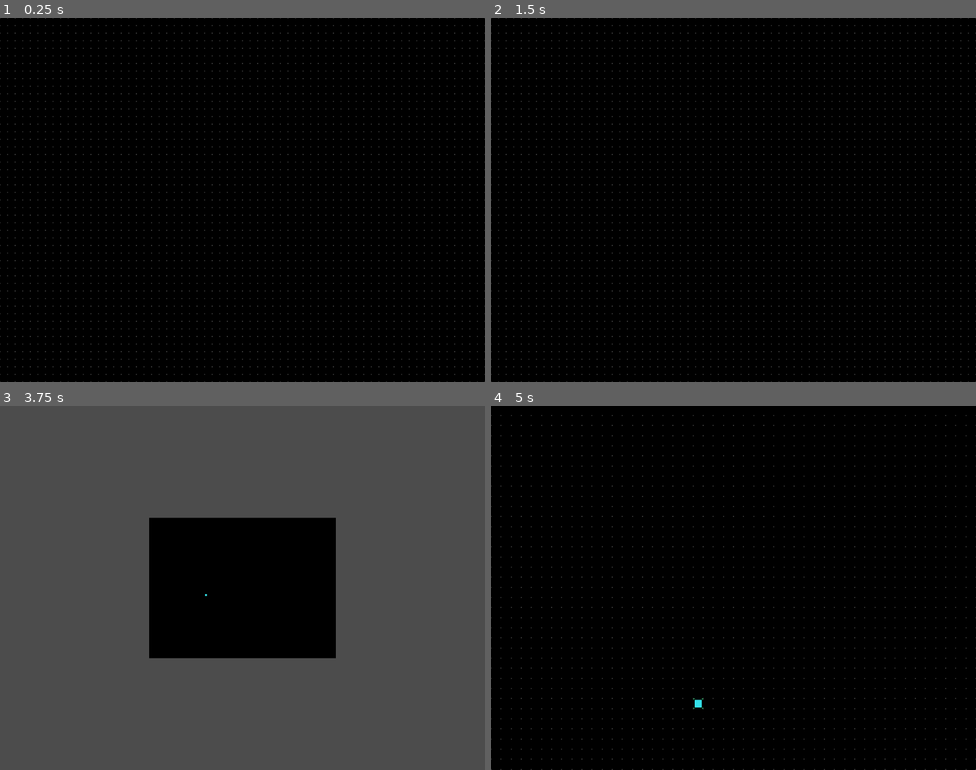
Above: before the commit, frames 1-4 (two rows, left to right).
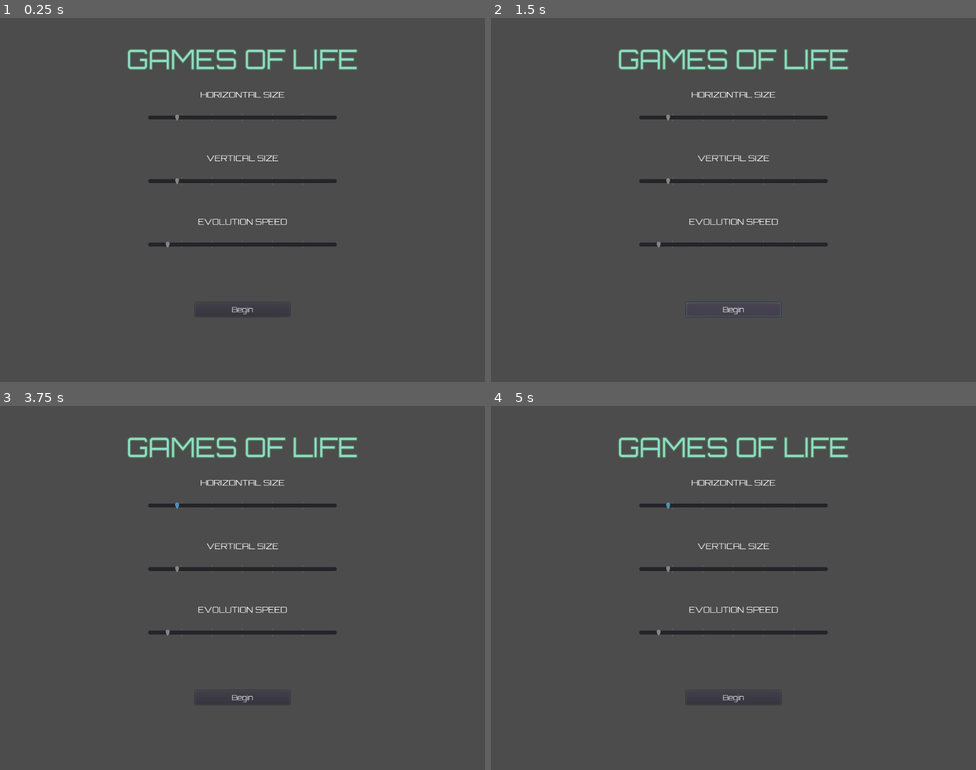
Above: after the commit, the same moments.

Repository: Synectome/GamesOfLife
Game: Godot game, scene res://Menu/Main.tscn
Two runs of this game, one before a commit and one after it. Both use one fixed random seed, a clock stepped at 60 frames per second and the inputs below. Before the commit the project starts from res://CellTileMap.tscn.
Inputs (mouse positions are in pixels of both pictures, inside the frame that each line leads up to):
- Up to frame 1 (0.25 s): no input
- Up to frame 2 (1.5 s): click (733, 309) at 0.5 s, where only the run after the commit has a clickable "Begin"; click (733, 309) at 1.25 s, where only the run after the commit has a clickable "Begin"
- Up to frame 3 (3.75 s): tap Enter (toggle_play, bound only after the commit) at 2, 3.5 s; move the mouse to (349, 569) at 2.02 s; press the mouse at (349, 569) at 2.03 s; hold Right (ui_right) 2.03-2.78 s; tap H (hide, bound only after the commit) at 2.3, 2.85 s; tap Space (toggle_play, bound only before the commit) at 2.75 s; move the mouse to (145, 606) at 2.77 s; release the mouse at (145, 606) at 2.78 s; hold Down (ui_down) 2.78-3.53 s; click (145, 606) at 3.05 s; move the mouse to (291, 507) at 3.52 s; hold Right (ui_right) from 3.53 s (still down); hold Mouse wheel up (Zoom_In) from 3.53 s (still down)
- Up to frame 4 (5 s): tap H (hide, bound only after the commit) at 3.8 s; tap Space (toggle_play, bound only before the commit) at 4.25 s; move the mouse to (709, 660) at 4.27 s; release Right (ui_right) at 4.28 s; release Mouse wheel up (Zoom_In) at 4.28 s; hold Up (ui_up) from 4.28 s (still down); tap Mouse wheel down (Zoom_Out) at 4.35 s; click (709, 660) at 4.55 s

The runs differ from the first frame. In frame 1, 99% of the frame differs, in the area x 0-100%, y 0-100%; in frame 2, 99%; in frame 3, 17%; in frame 4, 100%.

Commit message:
Added player instance to map centre, and some menu stuff

Diff:
--- a/CellTileMap.gd
+++ b/CellTileMap.gd
@@ -42,6 +42,8 @@
 	if event.is_action_pressed("Zoom_In"):
 		print("zoom out")
 		cam.zoom_out(Vector2(0,0))
+	if event.is_action_pressed("minmaxScreen"):
+		OS.window_fullscreen = !OS.window_fullscreen
 
 
 func _process(delta):
--- a/CellTileMap.tscn
+++ b/CellTileMap.tscn
@@ -39,8 +39,9 @@
 cell_size = Vector2( 16, 16 )
 format = 1
 script = ExtResource( 2 )
-width = 64
-height = 48
+width = 512
+height = 384
+speed = 7
 
 [node name="ZoomingCamera2D" type="Camera2D" parent="."]
 current = true
--- /dev/null
+++ b/Level.gd
@@ -0,0 +1,15 @@
+extends Node2D
+
+
+onready var PLAYER = preload("res://Player.tscn")
+
+func _ready():
+#	print('were ready')
+	var player = PLAYER.instance()
+	self.add_child(player)
+	var Map : TileMap = get_node("TileMap")
+	var width = Map.width * 8
+	var height = Map.height * 8
+	print(width)
+	print(height)
+	player.set_position(Vector2(width, height))
--- /dev/null
+++ b/Level.tscn
@@ -0,0 +1,12 @@
+[gd_scene load_steps=3 format=2]
+
+[ext_resource path="res://Level.gd" type="Script" id=1]
+[ext_resource path="res://CellTileMap.tscn" type="PackedScene" id=2]
+
+[node name="Level" type="Node2D"]
+script = ExtResource( 1 )
+
+[node name="TileMap" parent="." instance=ExtResource( 2 )]
+width = 256
+height = 192
+speed = 15
--- /dev/null
+++ b/Menu/Main.tscn
@@ -0,0 +1,141 @@
+[gd_scene load_steps=8 format=2]
+
+[ext_resource path="res://Menu/MainMenu.gd" type="Script" id=1]
+
+[sub_resource type="DynamicFontData" id=1]
+font_path = "res://Fonts/Orbitron-VariableFont_wght.ttf"
+
+[sub_resource type="DynamicFont" id=2]
+size = 56
+outline_size = 2
+outline_color = Color( 0.298039, 0.419608, 0.313726, 1 )
+extra_spacing_bottom = 3
+font_data = SubResource( 1 )
+
+[sub_resource type="DynamicFontData" id=3]
+font_path = "res://Fonts/Orbitron-VariableFont_wght.ttf"
+
+[sub_resource type="DynamicFont" id=4]
+size = 17
+outline_color = Color( 0.0705882, 0.0705882, 0.0705882, 1 )
+font_data = SubResource( 3 )
+
+[sub_resource type="DynamicFontData" id=5]
+font_path = "res://Fonts/Orbitron-VariableFont_wght.ttf"
+
+[sub_resource type="DynamicFont" id=6]
+size = 15
+font_data = SubResource( 5 )
+
+[node name="Main" type="Control"]
+anchor_right = 1.0
+anchor_bottom = 1.0
+script = ExtResource( 1 )
+__meta__ = {
+"_edit_use_anchors_": false
+}
+
+[node name="MenuName" type="Label" parent="."]
+margin_top = 24.0
+margin_right = 1024.0
+margin_bottom = 152.0
+custom_fonts/font = SubResource( 2 )
+custom_colors/font_color = Color( 0.560784, 0.866667, 0.784314, 1 )
+text = "Games Of Life"
+align = 1
+valign = 1
+uppercase = true
+__meta__ = {
+"_edit_use_anchors_": false
+}
+
+[node name="HorizontalSizeLabel" type="Label" parent="."]
+margin_top = 150.0
+margin_right = 1024.0
+margin_bottom = 170.0
+custom_fonts/font = SubResource( 4 )
+text = "Horizontal Size"
+align = 1
+valign = 1
+uppercase = true
+__meta__ = {
+"_edit_use_anchors_": false
+}
+
+[node name="HorizontalSize" type="HSlider" parent="HorizontalSizeLabel"]
+margin_left = 312.0
+margin_top = 50.0
+margin_right = 712.0
+margin_bottom = 70.0
+min_value = 512.0
+max_value = 4096.0
+value = 1024.0
+rounded = true
+tick_count = 7
+__meta__ = {
+"_edit_use_anchors_": false
+}
+
+[node name="VerticalSizeLabel" type="Label" parent="."]
+margin_top = 284.0
+margin_right = 1024.0
+margin_bottom = 304.0
+custom_fonts/font = SubResource( 4 )
+text = "Vertical Size"
+align = 1
+valign = 1
+uppercase = true
+__meta__ = {
+"_edit_use_anchors_": false
+}
+
+[node name="VerticalSize" type="HSlider" parent="VerticalSizeLabel"]
+margin_left = 312.0
+margin_top = 50.0
+margin_right = 712.0
+margin_bottom = 70.0
+min_value = 256.0
+max_value = 2048.0
+value = 512.0
+rounded = true
+tick_count = 7
+__meta__ = {
+"_edit_use_anchors_": false
+}
+
+[node name="EvolutionSpeedLabel" type="Label" parent="."]
+margin_top = 418.0
+margin_right = 1024.0
+margin_bottom = 438.0
+custom_fonts/font = SubResource( 4 )
+text = "Evolution Speed"
+align = 1
+valign = 1
+uppercase = true
+__meta__ = {
+"_edit_use_anchors_": false
+}
+
+[node name="EvolutionSpeed" type="HSlider" parent="EvolutionSpeedLabel"]
+margin_left = 312.0
+margin_top = 50.0
+margin_right = 712.0
+margin_bottom = 70.0
+min_value = 1.0
+value = 10.0
+rounded = true
+tick_count = 7
+__meta__ = {
+"_edit_use_anchors_": false
+}
+
+[node name="Start" type="Button" parent="."]
+margin_left = 412.0
+margin_top = 600.0
+margin_right = 612.0
+margin_bottom = 630.0
+custom_fonts/font = SubResource( 6 )
+text = "Begin"
+__meta__ = {
+"_edit_use_anchors_": false
+}
--- /dev/null
+++ b/Menu/MainMenu.gd
@@ -0,0 +1,23 @@
+extends Control
+
+var horizontal_size setget set_horizontal_size
+var vertical_size setget set_vertical_size
+var evolution_speed setget set_evolution_speed
+
+
+func _ready():
+	$HorizontalSizeLabel/HorizontalSize.connect("value_changed", self, "set_horizontal_size")
+	$VerticalSizeLabel/VerticalSize.connect("value_changed", self, "set_vertical_size")
+	$EvolutionSpeedLabel/EvolutionSpeed.connect("value_changed", self, "set_evolution_speed")
+
+
+func set_horizontal_size(new_val):
+	horizontal_size = new_val
+
+
+func set_vertical_size(new_val):
+	vertical_size = new_val
+
+
+func set_evolution_speed(new_val):
+	evolution_speed = new_val
--- /dev/null
+++ b/Player.gd
@@ -0,0 +1,21 @@
+extends Node2D
+
+onready var tile_map: TileMap = $"../TileMap"
+
+func _input(event):
+	if event.is_action_pressed("ui_up"):
+		self.position = self.position + Vector2(0, -16)
+		print("move on up")
+	if event.is_action_pressed("ui_left"):
+		self.position = self.position + Vector2(-16, 0)
+	if event.is_action_pressed("ui_right"):
+		self.position = self.position + Vector2(16, 0)
+	if event.is_action_pressed("ui_down"):
+		self.position = self.position + Vector2(0, 16)
+	if event.is_action_pressed("hide"):
+		# Show/Hide the player
+		pass
+	if event.is_action_pressed("ui_accept"):
+		# Change tile.. same as click
+		var pos = ((self.position + Vector2(8, 8))/tile_map.TILE_SIZE).floor()
+		tile_map.set_cellv(pos, 1-tile_map.get_cellv(pos))
--- /dev/null
+++ b/Player.tscn
@@ -0,0 +1,30 @@
+[gd_scene load_steps=7 format=2]
+
+[ext_resource path="res://Assets/Player1.png" type="Texture" id=1]
+[ext_resource path="res://Assets/Player2.png" type="Texture" id=2]
+[ext_resource path="res://Player.gd" type="Script" id=3]
+
+[sub_resource type="AtlasTexture" id=1]
+atlas = ExtResource( 1 )
+region = Rect2( 0, 0, 16, 16 )
+
+[sub_resource type="AtlasTexture" id=2]
+atlas = ExtResource( 2 )
+region = Rect2( 0, 0, 16, 16 )
+
+[sub_resource type="SpriteFrames" id=3]
+animations = [ {
+"frames": [ SubResource( 1 ), SubResource( 2 ) ],
+"loop": true,
+"name": "PlayerAni",
+"speed": 5.0
+} ]
+
+[node name="Player" type="Node2D"]
+script = ExtResource( 3 )
+
+[node name="AnimatedSprite" type="AnimatedSprite" parent="."]
+frames = SubResource( 3 )
+animation = "PlayerAni"
+playing = true
+offset = Vector2( 8, 8 )
--- a/ZoomingCamera2D.gd
+++ b/ZoomingCamera2D.gd
@@ -12,8 +12,8 @@
 
 # We store a reference to the scene's tween node.
 onready var tween: Tween = $Tween
-onready var max_zoom = zoom.x * 3
-onready var min_zoom = (max_zoom/3) * zoom_factor
+onready var max_zoom = zoom.x
+onready var min_zoom = (max_zoom) * zoom_factor
 
 
 func zoom_in(new_offset):
--- a/project.godot
+++ b/project.godot
@@ -21,15 +21,21 @@
 [application]
 
 config/name="GameOfLife"
-run/main_scene="res://CellTileMap.tscn"
+run/main_scene="res://Menu/Main.tscn"
 
 [display]
 
 window/size/height=768
+window/size/fullscreen=true
 window/size/test_width=1024
 window/size/test_height=768
 window/stretch/mode="viewport"
 window/stretch/aspect="keep"
+
+[global]
+
+input=false
+"full screen"=false
 
 [importer_defaults]
 
@@ -56,6 +62,11 @@
 
 [input]
 
+ui_cancel={
+"deadzone": 0.5,
+"events": [ Object(InputEventJoypadButton,"resource_local_to_scene":false,"resource_name":"","device":0,"button_index":1,"pressure":0.0,"pressed":false,"script":null)
+ ]
+}
 click={
 "deadzone": 0.5,
 "events": [ Object(InputEventMouseButton,"resource_local_to_scene":false,"resource_name":"","device":0,"alt":false,"shi …(212 unchanged characters)…
@@ -63,7 +74,7 @@
 }
 toggle_play={
 "deadzone": 0.5,
-"events": [ Object(InputEventKey,"resource_local_to_scene":false,"resource_name":"","device":0,"alt":false,"shift":false,"control":false,"meta":false,"command":false,"pressed":false,"scancode":32,"unicode":0,"echo":false,"script":null)
+"events": [ Object(InputEventKey,"resource_local_to_scene":false,"resource_name":"","device":0,"alt":false,"shift":false,"control":false,"meta":false,"command":false,"pressed":false,"scancode":16777221,"unicode":0,"echo":false,"script":null)
  ]
 }
 Zoom_Out={
@@ -74,6 +85,16 @@
 Zoom_In={
 "deadzone": 0.5,
 "events": [ Object(InputEventMouseButton,"resource_local_to_scene":false,"resource_name":"","device":0,"alt":false,"shi …(212 unchanged characters)…
+ ]
+}
+hide={
+"deadzone": 0.5,
+"events": [ Object(InputEventKey,"resource_local_to_scene":false,"resource_name":"","device":0,"alt":false,"shift":false,"control":false,"meta":false,"command":false,"pressed":false,"scancode":72,"unicode":0,"echo":false,"script":null)
+ ]
+}
+minmaxScreen={
+"deadzone": 0.5,
+"events": [ Object(InputEventKey,"resource_local_to_scene":false,"resource_name":"","device":0,"alt":false,"shift":false,"control":false,"meta":false,"command":false,"pressed":false,"scancode":16777217,"unicode":0,"echo":false,"script":null)
  ]
 }
 
Binary file added: Assets/Player1.png
Not shown, added: Assets/Player1.png.import
Binary file added: Assets/Player2.png
Not shown, added: Assets/Player2.png.import
Binary file added: Fonts/Orbitron-VariableFont_wght.ttf
Not shown, added: KnowPatternsInGOL.txt
